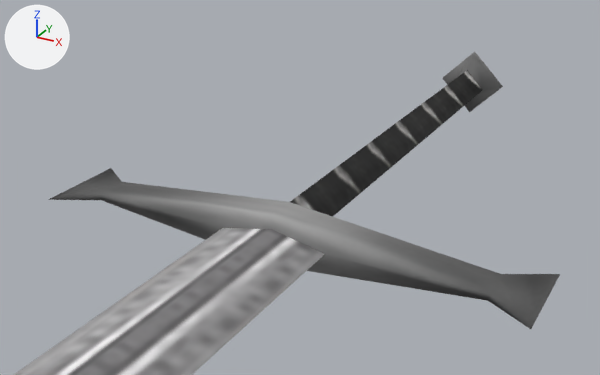
Before and after pictures for a commit that changed the Blender file models/items/weapons/medieval_weapons/two_handed_sword_1.blend.
The view is the same before and after, from a 50 mm camera at (0.138, -0.005, 0.143) aimed at (-0.037, 0.312, -0.016). Arrows for +X, +Y and +Z are at upper left; the lights stay in place. The older version comes first.

The first picture shows 'Blade', 'Handle'.
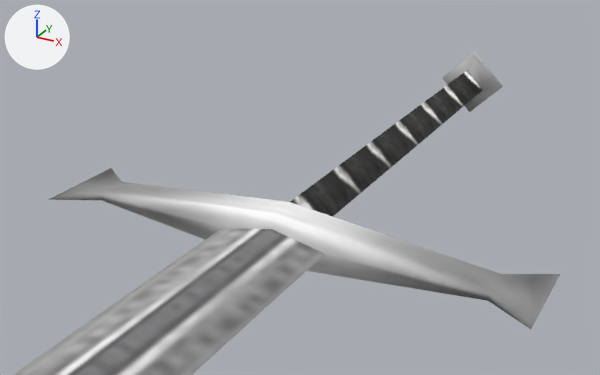
Pixel boxes [x1, y1, x2, y2] of what changed, in the pictures (600 x 375 px):
```json
{"object": "Handle", "change": "recoloured", "before": [49, 52, 560, 329], "after": [49, 52, 560, 329], "on screen": "lighter"}
```

Edits to the scene script, one JSON object a line:
```json
{"op": "add", "block": "mat_mat_two_handed_sword_1_brighterhandle", "code": ["mat_mat_two_handed_sword_1_brighterhandle = bpy.data.materials.new('mat_two_handed_sword_1_BrighterHandle')", "# colours: white #ffffff", "# uses the picture img_tex_two_handed_sword_1"]}
{"op": "add", "block": "ob_handle", "code": "ob_handle.material_slots[0].link = 'OBJECT'; ob_handle.material_slots[0].material = mat_mat_two_handed_sword_1_brighterhandle"}
```
